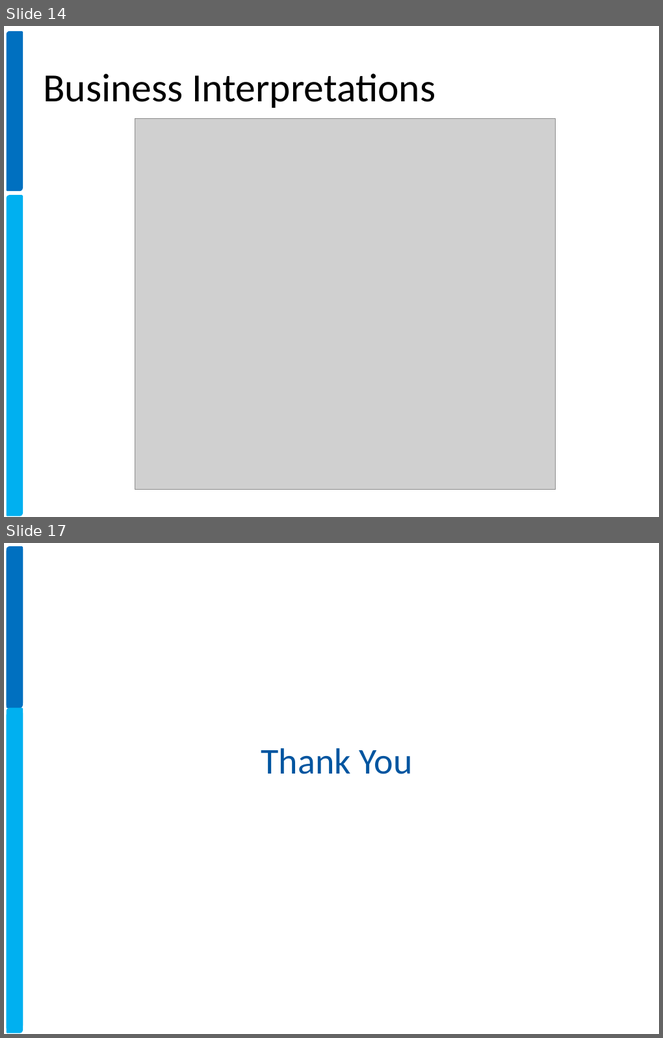
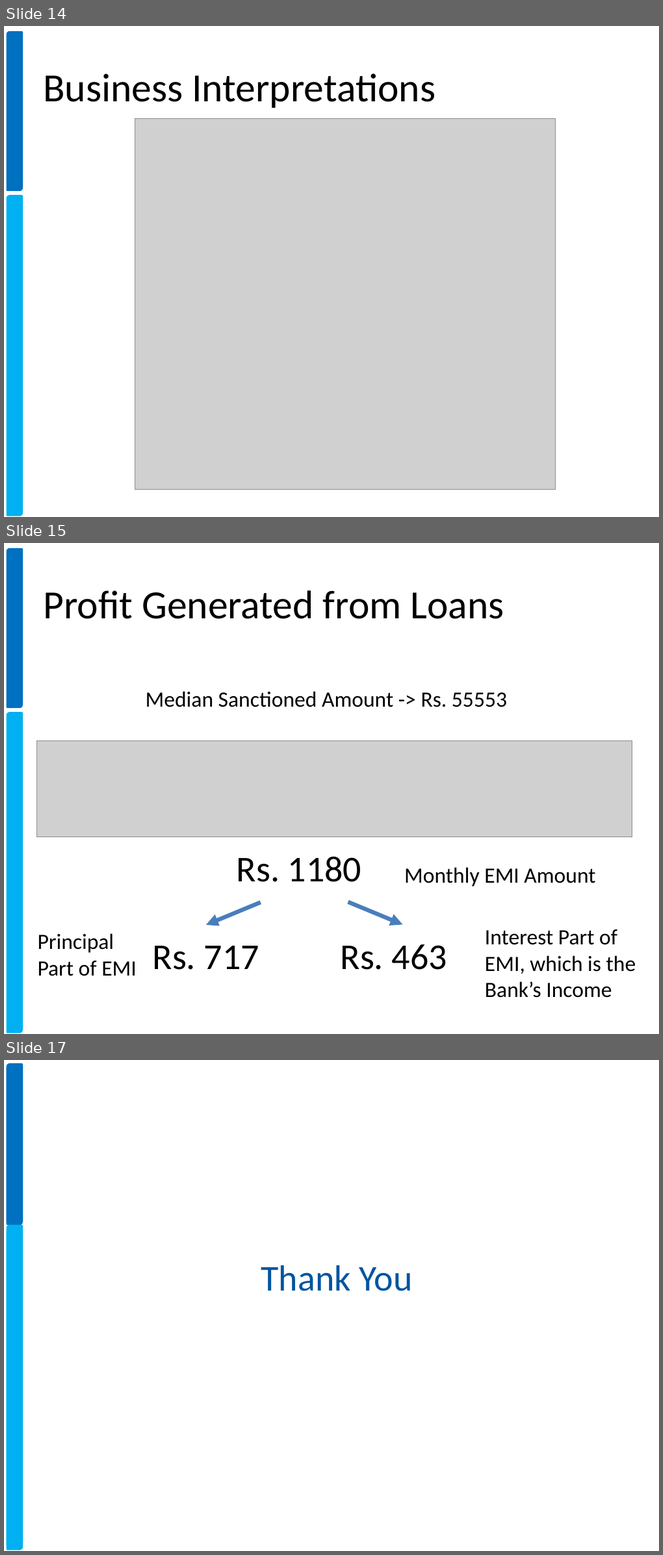
Before and after one commit to xavierigneous/Vehicle-Loan-Default-Prediction, a slide deck: Pravin Kumar/Vehicle Loan Default Prediction.pptx. Shown one above the other, each under a label of ours: slides 14 and 17 before the commit, slides 14, 15 and 17 after it; the slides between them are not shown. The pictures are 663x1038 and 663x1555 pixels, drawn with LibreOffice and Linux fonts; fonts in the diff are those of the drawing; grey boxes stand for pictures; background and template pictures are left out. Boxes give left, top, right and bottom in pixels: in the first picture for what was removed or moved away, otherwise in the second. Text is boxed around its words. In the diff, an @@ line names an element or a change of style, - is before the commit and + after.

```diff
--- a/Pravin Kumar/Vehicle Loan Default Prediction.pptx
+++ b/Pravin Kumar/Vehicle Loan Default Prediction.pptx
@@ slide 15 added at [4,543,659,1034], background #FFFFFF; not listed: 2 template elements that a slide beside it also shows @@
@@ title added at [43,590,504,619], 44 pt, text #000000 @@
+Profit Generated from Loans
@@ text added at [146,691,507,707], 24 pt, text #000000 @@
+Median Sanctioned Amount -> Rs. 55553
@@ picture added at [36,741,633,837] @@
@@ text added at [237,856,362,882], 40 pt, text #000000 @@
+Rs. 1180
@@ text added at [404,867,596,887], 24 pt, text #000000 @@
+Monthly EMI Amount
@@ arrow added from (261, 902) to (206, 925), #4B7EBC 4.5 pt @@
@@ arrow added from (348, 902) to (403, 925), #4B7EBC 4.5 pt @@
@@ text added at [485,930,636,998], 24 pt, text #000000 @@
+Interest Part of EMI, which is the Bank’s Income
@@ text added at [38,934,137,977], 24 pt, text #000000 @@
+Principal Part of EMI
@@ text added at [153,946,259,970], 40 pt, text #000000 @@
+Rs. 717
@@ text added at [341,945,447,970], 40 pt, text #000000 @@
+Rs. 463
```
Also in this commit, not shown: 7 slides changed, 1 other slide added, 2 slides removed, 2 other files.
